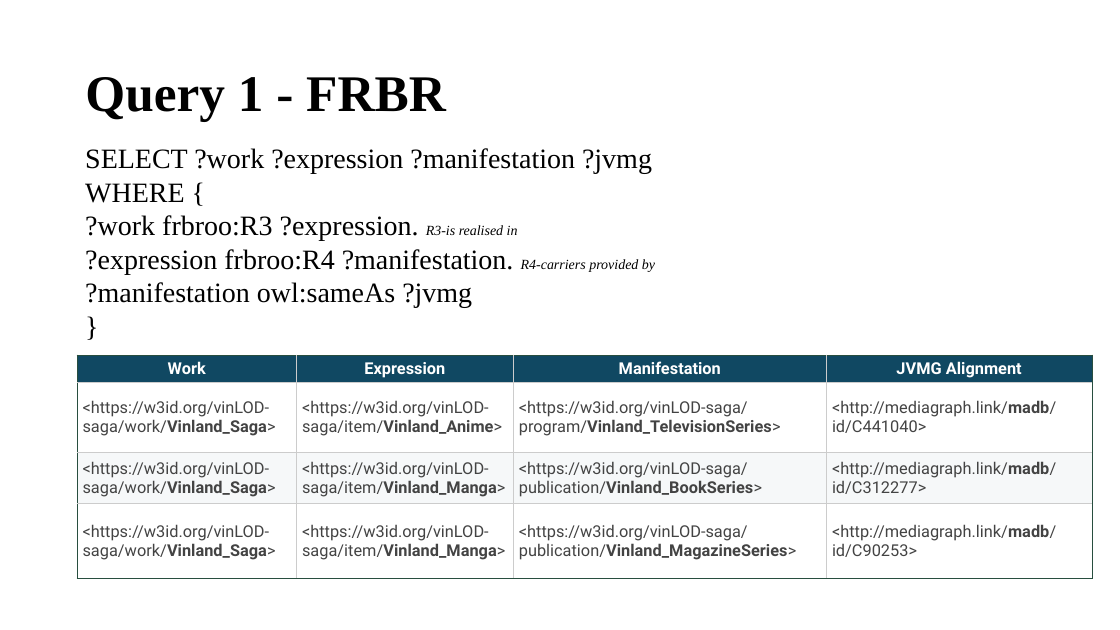
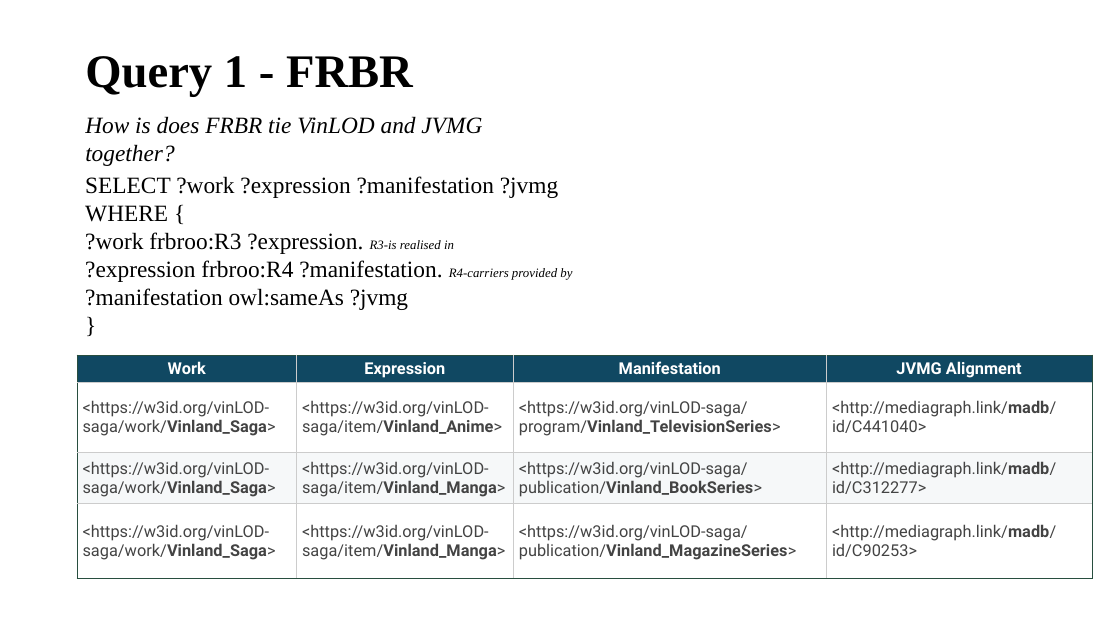
Before and after one commit to VinLOD-Saga/VinLOD-Saga, a slide deck: slide 4 of JVMG Use Case Presentation.pptx. Drawn at 1120x630 pixels with LibreOffice and Linux fonts; fonts in the diff are those of the drawing. Boxes give left, top, right and bottom in pixels: in the first picture for what was removed or moved away, otherwise in the second. Text is boxed around its words. In the diff, an @@ line names an element or a change of style, - is before the commit and + after.

```diff
--- a/JVMG Use Case Presentation.pptx
+++ b/JVMG Use Case Presentation.pptx
@@ title "Query 1 - FRBR" at (x1=85, y1=56, x2=413, y2=97): size 44 to 40 pt @@
@@ text added at (x1=85, y1=116, x2=482, y2=166), 20 pt, text #000000, italic @@
+How is does FRBR tie VinLOD and JVMG together?
@@ text "SELECT ?work ?expression ?manifestation ?jvmg" moved from (x1=85, y1=148, x2=655, y2=308) to (x1=85, y1=176, x2=572, y2=310) @@
@@ text "SELECT ?work ?expression ?manifestation ?jvmg" at (x1=85, y1=176, x2=572, y2=310): size 24 to 20 pt in "SELECT ?work ?expression ?manifestation ?jvmg", "WHERE {", "?work frbroo:R3 ?expression.", "?expression frbroo:R4 ?manifestation." and 2 more places; size 12 to 11 pt in "R3-is realised in", "R4-carriers provided by" @@
```
Also in this commit, not shown: 4 other slides changed, 1 slide added, 1 slide removed, 1 other file.
